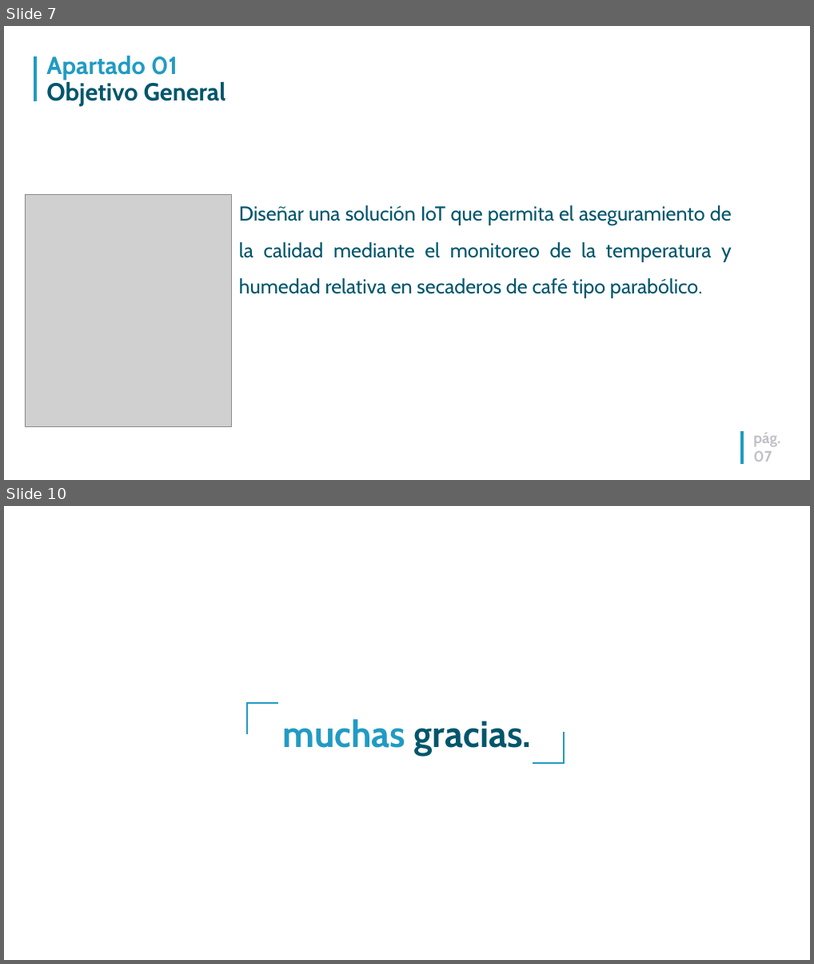
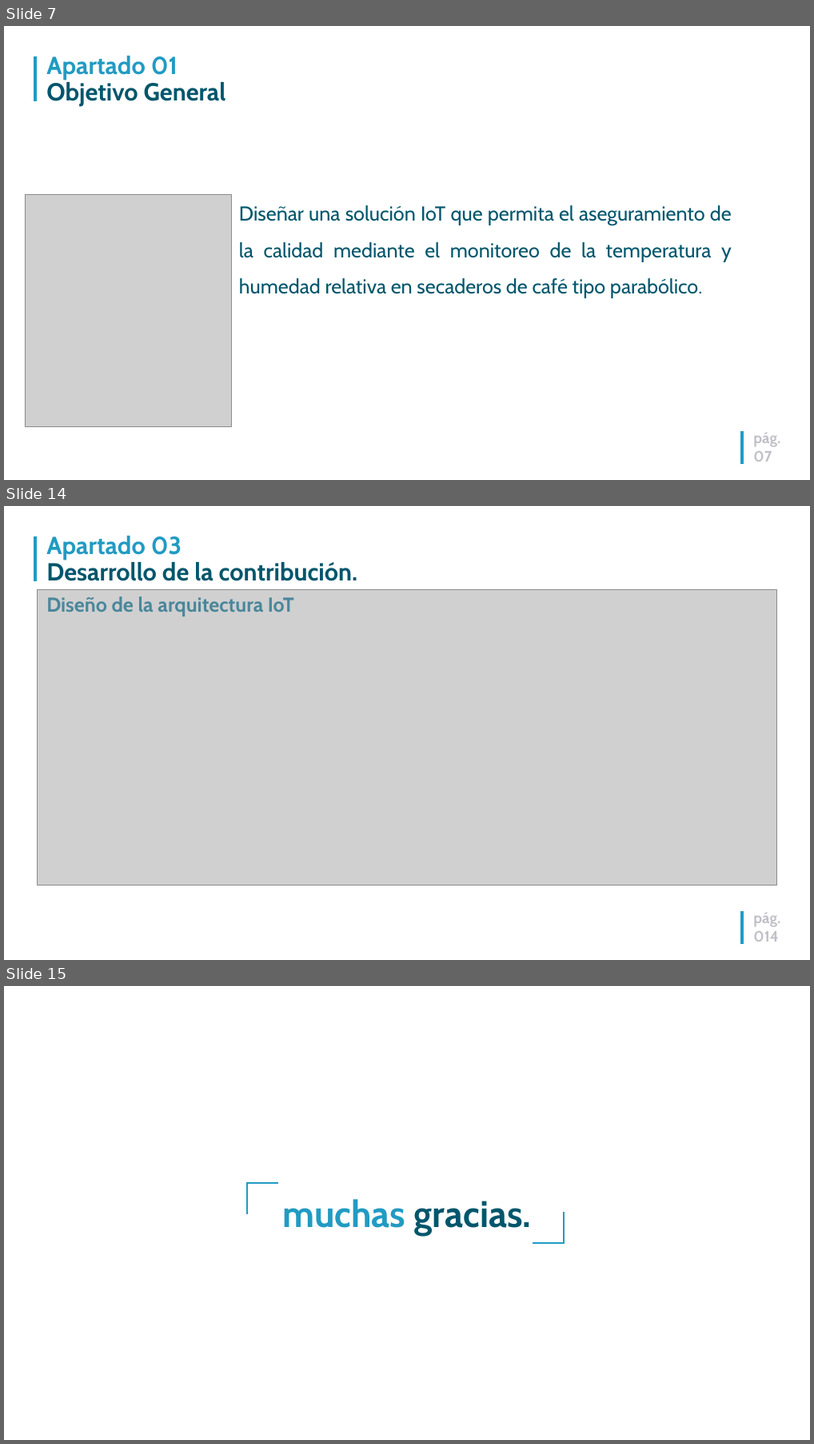
Before and after one commit to hjestrada/TFM_UNIR, a slide deck: DOCUMENTACION/DefensaTFM_Registro remoto de variables asociadas al proceso de secado de café basado en IoT.ppt. Shown one above the other, each under a label of ours: slides 7 and 10 before the commit, slides 7, 14 and 15 after it; the slides between them are not shown. The pictures are 814x964 and 814x1444 pixels, drawn with LibreOffice and Linux fonts; fonts in the diff are those of the drawing; grey boxes stand for pictures; background and template pictures are left out. Boxes give left, top, right and bottom in pixels: in the first picture for what was removed or moved away, otherwise in the second. Text is boxed around its words. In the diff, an @@ line names an element or a change of style, - is before the commit and + after.

```diff
--- a/DOCUMENTACION/DefensaTFM_Registro remoto de variables asociadas al proceso de secado de café basado en IoT.ppt
+++ b/DOCUMENTACION/DefensaTFM_Registro remoto de variables asociadas al proceso de secado de café basado en IoT.ppt
@@ slide 14 added at <box>4,506,810,960</box>, background #FFFFFF; not listed: 2 template elements that a slide beside it also shows @@
@@ title added at <box>46,536,358,581</box>, 44 pt, text #00566C, bold @@
+Apartado 03
+Desarrollo de la contribución.
@@ picture added at <box>37,589,778,884</box> @@
@@ text added at <box>46,596,294,616</box>, 36 pt, text #4A879B, bold @@
+Diseño de la arquitectura IoT
@@ page number added at <box>754,912,781,941</box>, 27 pt, text #C0C0C8, bold @@
+pág.
+014
@@ what was slide 10 is now slide 15 @@
```
Also in this commit, not shown: 2 slides changed, 4 other slides added.
